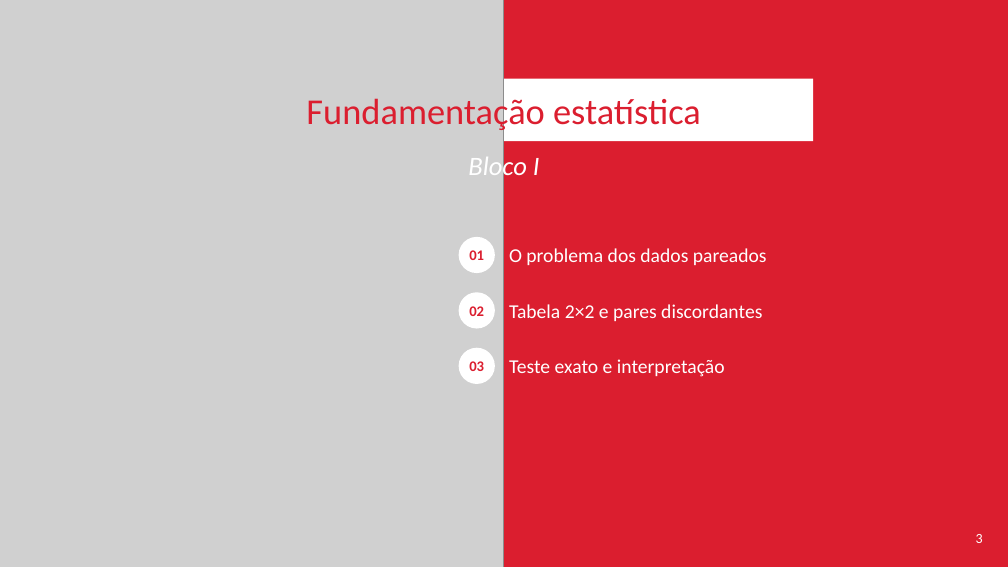
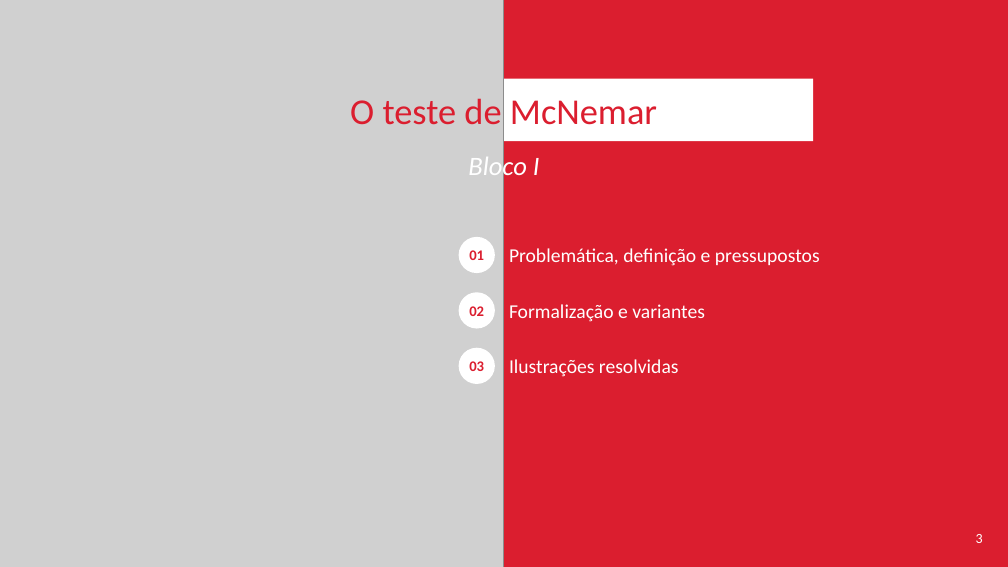
Before and after one commit to RodrigoSantosB/mcnemar-safe-fall, a slide deck: slide 3 of slides/apresentacao_mcnemar_safe_fall.pptx. Drawn at 1008x567 pixels with LibreOffice and Linux fonts; fonts in the diff are those of the drawing; grey boxes stand for pictures. Boxes give left, top, right and bottom in pixels: in the first picture for what was removed or moved away, otherwise in the second. Text is boxed around its words. In the diff, an @@ line names an element or a change of style, - is before the commit and + after.

```diff
--- a/slides/apresentacao_mcnemar_safe_fall.pptx
+++ b/slides/apresentacao_mcnemar_safe_fall.pptx
@@ text at [350,98,657,125]: text changed @@
-Fundamentação estatística
+O teste de McNemar
@@ text at [509,248,820,266]: text changed @@
-O problema dos dados pareados
+Problemática, definição e pressupostos
@@ text at [509,304,705,322]: text changed @@
-Tabela 2×2 e pares discordantes
+Formalização e variantes
@@ text at [509,359,679,377]: text changed @@
-Teste exato e interpretação
+Ilustrações resolvidas
```
Also in this commit, not shown: 15 other slides changed, 14 slides added, 9 slides removed, 49 other files.
